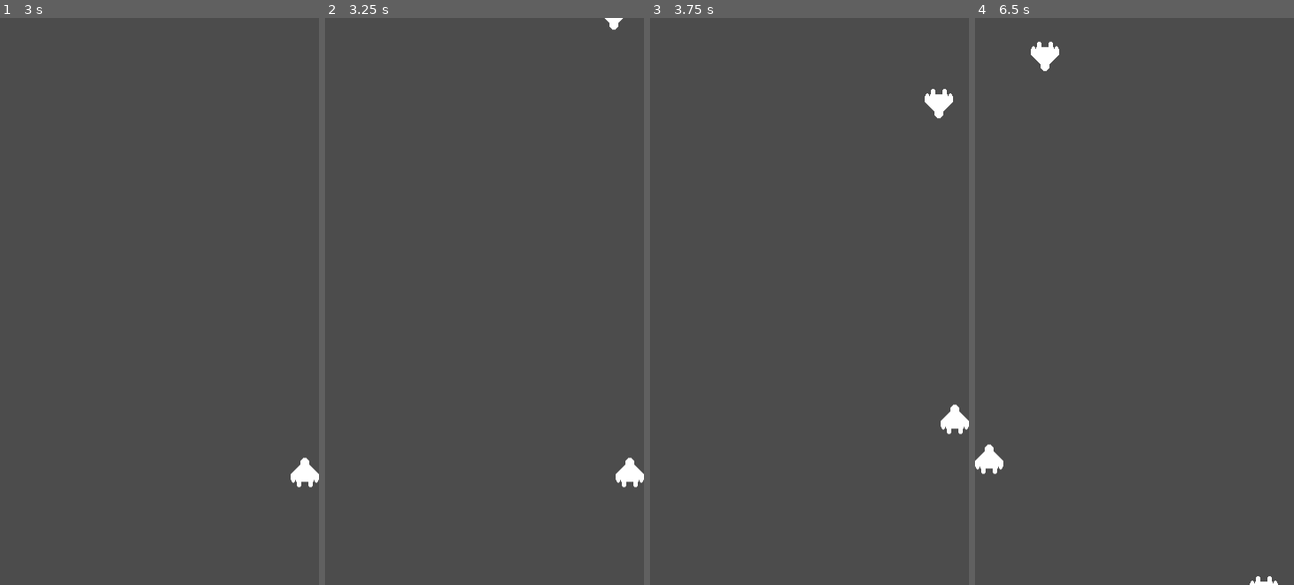
Above: before the commit, frames 1-4 (left to right).
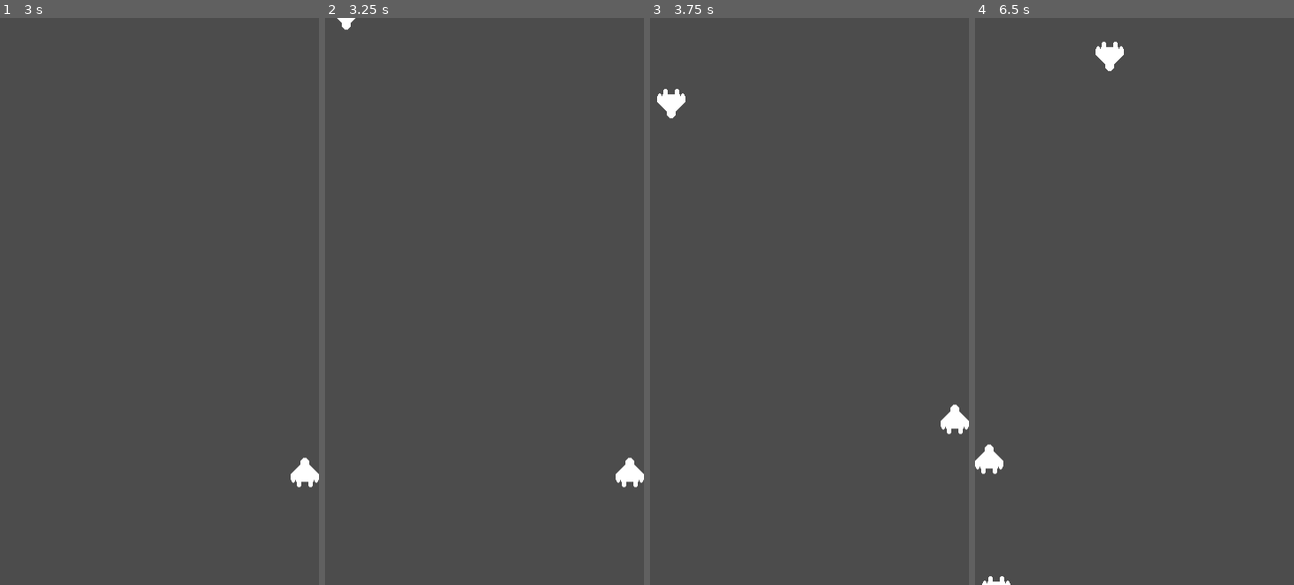
Above: after the commit, the same moments.

Repository: Hasnat4763/moonshooter
Game: Godot game, scene res://tscn/main_scene.tscn
The game is run twice, just before and just after one commit, with the same random seed, the same clock (stepped at 60 frames per second) and the same inputs.
Inputs:
- Up to frame 1 (3 s): click "Start Playing" at 0.5 s; tap Enter (ui_accept) at 1.25, 1.52, 2.27 s; hold Right (ui_right) 1.28-2.03 s; hold Down (ui_down) 2.03-2.78 s; hold Right (ui_right) from 2.78 s (still down)
- Up to frame 2 (3.25 s): keep holding Right (ui_right)
- Up to frame 3 (3.75 s): release Right (ui_right) at 3.53 s; hold Up (ui_up) from 3.53 s (still down)
- Up to frame 4 (6.5 s): tap Enter (ui_accept) at 3.77, 4.52, 5.27 s; release Up (ui_up) at 4.28 s; hold Left (ui_left) 4.28-5.78 s; hold Down (ui_down) from 5.78 s (still down)

Frame 1 is identical in both runs. In frame 2, 0.1% of the frame differs, in the area x 3-94%, y 0-3%; in frame 3, 0.6%; in frame 4, 0.7%, in the area x 2-95%, y 4-100%.

Commit message:
Got basic shooting and score stuff figured out

Diff:
--- a/project.godot
+++ b/project.godot
@@ -26,6 +26,11 @@
 
 enabled=PackedStringArray("res://addons/godot_super-wakatime/plugin.cfg")
 
+[global_group]
+
+enemies=""
+laser=""
+
 [rendering]
 
 renderer/rendering_method="gl_compatibility"
--- a/scripts/enemy_spaceship.gd
+++ b/scripts/enemy_spaceship.gd
@@ -1,7 +1,15 @@
 extends Area2D
-
 var SPEED = 200
-
+signal hit
 func _process(delta: float) -> void:
 	position.y += delta * SPEED
-	pass
+	if position.y >= 700:
+		queue_free()
+
+
+
+func _on_area_entered(area: Area2D) -> void:
+	if area.name == "laser":
+		hit.emit()
+		area.queue_free()
+		queue_free()
--- a/scripts/laser.gd
+++ b/scripts/laser.gd
@@ -1,6 +1,7 @@
 extends Area2D
 
 @export var SPEED := 900
+
 
 func _process(delta: float) -> void:
 	position.y -= delta * SPEED
--- a/scripts/main_scene.gd
+++ b/scripts/main_scene.gd
@@ -24,8 +24,13 @@
 
 
 func spawn_spaceship():
-	var screensize = get_viewport().get_visible_rect().size
+	#var screensize = get_viewport().get_visible_rect().size
 	var enemy_spaceship = enemy_spaceship_scene.instantiate()
-	enemy_spaceship.position.x = randi_range(0, screensize.x)
+	enemy_spaceship.position.x = randi_range(10, 350)
 	enemy_spaceship.position.y = -50
+	enemy_spaceship.hit.connect(laser_hit)
 	get_tree().current_scene.add_child(enemy_spaceship)
+
+func laser_hit():
+	point += 1
+	print(point)
--- a/tscn/enemy_spaceship.tscn
+++ b/tscn/enemy_spaceship.tscn
@@ -6,7 +6,7 @@
 [sub_resource type="RectangleShape2D" id="RectangleShape2D_40jd2"]
 size = Vector2(32, 34)
 
-[node name="enemy_spaceship" type="Area2D"]
+[node name="enemy_spaceship" type="Area2D" groups=["enemies"]]
 script = ExtResource("1_cgyl2")
 
 [node name="Sprite2D" type="Sprite2D" parent="."]
@@ -15,3 +15,5 @@
 
 [node name="CollisionShape2D" type="CollisionShape2D" parent="."]
 shape = SubResource("RectangleShape2D_40jd2")
+
+[connection signal="area_entered" from="." to="." method="_on_area_entered"]
--- a/tscn/laser.tscn
+++ b/tscn/laser.tscn
@@ -6,11 +6,13 @@
 [sub_resource type="RectangleShape2D" id="RectangleShape2D_fbfn4"]
 size = Vector2(4, 10)
 
-[node name="laser" type="Area2D"]
+[node name="laser" type="Area2D" groups=["enemies"]]
 script = ExtResource("1_fbfn4")
 
 [node name="Sprite2D" type="Sprite2D" parent="."]
 texture = ExtResource("1_quho0")
 
-[node name="CollisionShape2D" type="CollisionShape2D" parent="."]
+[node name="CollisionShape2D" type="CollisionShape2D" parent="." groups=["laser"]]
 shape = SubResource("RectangleShape2D_fbfn4")
+
+[connection signal="area_entered" from="." to="." method="_on_laser_entered"]
